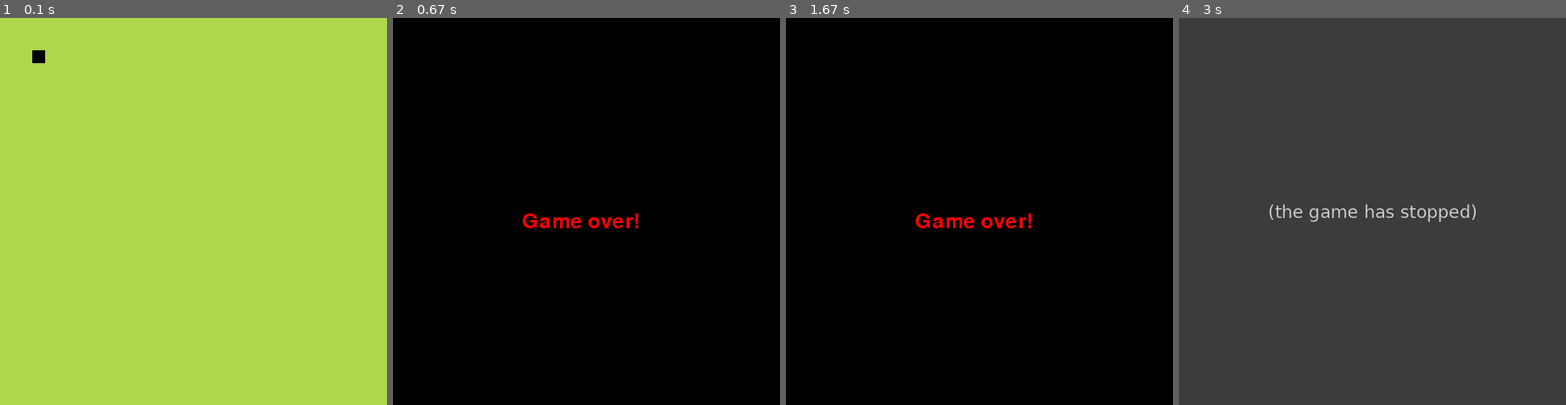
Above: before the commit, frames 1-4 (left to right).
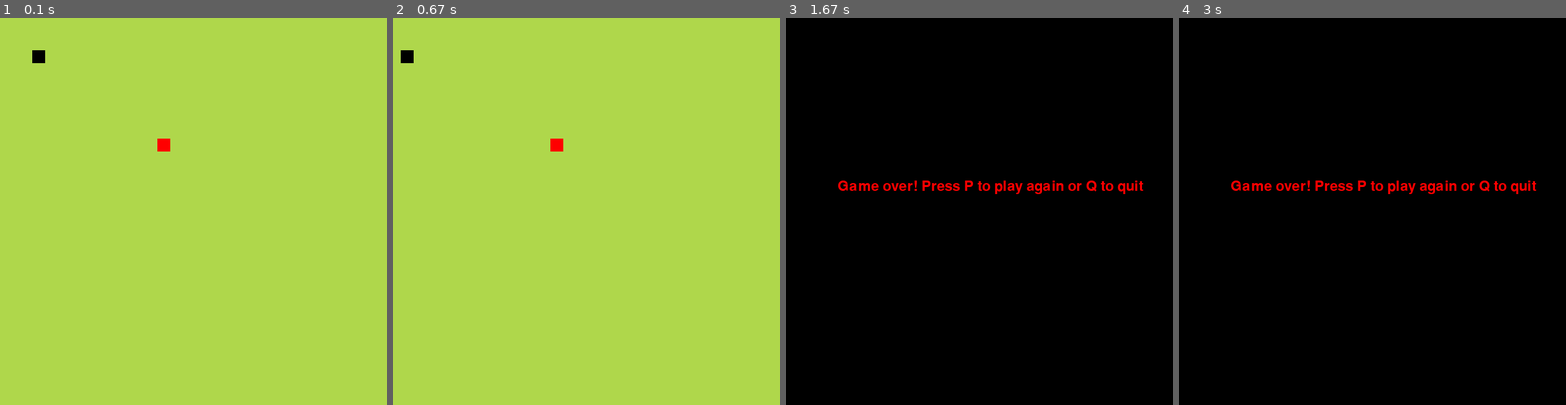
Above: after the commit, the same moments.

Repository: tenos200/snakePygame
Game: pygame game, started from snake.py
Same seed, same stepped clock (60 frames per second), same inputs: the game is played once before the commit and once after it.
Inputs:
- Up to frame 1 (0.1 s): no input
- Up to frame 2 (0.67 s): hold Left from 0.33 s (still down)
- Up to frame 3 (1.67 s): release Left at 0.87 s
- Up to frame 4 (3 s): no input

The runs differ from the first frame. In frame 1, 0.1% of the frame differs, in the area x 40-44%, y 31-35%; in frame 2, 100%; in frame 3, 1.4%; in frame 4, 100%, in the area x 0-100%, y 0-100%.
Before the commit the program exited at 2.6 s; later frames show no game.

Commit message:
added replay menu after game is over

Diff:
--- a/snake.py
+++ b/snake.py
@@ -1,6 +1,7 @@
 import pygame as pg
 import time
 import sys
+import random
 
 
 bg_color = (175, 215, 75)
@@ -11,7 +12,7 @@
 width = 20
 x = 50
 y = 50
-velocity = 3
+velocity = 2
 
 
 def main():
@@ -21,6 +22,8 @@
     y_change = 0
     height = 20
     width = 20
+    rand_x = random.randint(1, window_width*window_height - width)
+    rand_y = random.randint(1, window_height*window_width - height)
     pg.init()
     board = pg.display.set_mode((window_width * window_height, window_height * window_width))
     clock = pg.time.Clock()
@@ -28,8 +31,26 @@
     pg.display.set_caption('Snake')
 
     game = True
+    game_over = False
 
     while game:
+        while game_over:
+            font = pg.font.Font('freesansbold.ttf', 22)
+            msg = font.render("Game over! Press P to play again or Q to quit", True, (255, 0, 0))
+            board.fill(game_over_color)
+            board.blit(msg, (80, 250))
+            pg.display.update()
+            for event in pg.event.get():
+                if event.type == pg.KEYDOWN:
+                    if event.key == pg.K_q:
+                        quit()
+                    elif event.key == pg.K_p:
+                        main()
+
+
+
+
+
         for event in pg.event.get():
             if event.type == pg.QUIT:
                 pg.quit()
@@ -54,23 +75,21 @@
         board.fill(bg_color)
 
         pg.draw.rect(board, (0, 0, 0), (x, y, height, width))
+        pg.draw.rect(board, (255, 0, 0), (rand_x, rand_y, height, width))
         clock.tick(60)
         pg.display.update()
 
-        if x > 580 or x < 0 or y > 580 or y < 0:
+        if x >= 580 or x < 0 or y >= 580 or y < 0:
             x_change = 0
             y_change = 0
-            game = gameOver(board)
+            game_over = True
+        if x == rand_x and y == rand_y:
+            print("Yummy!")
 
-
-def gameOver(board):
-        font = pg.font.Font('freesansbold.ttf', 32)
-        text = font.render('Game over!', False, (255, 0, 0))
-        board.fill(game_over_color)
-        board.blit(text, (200, 300))
-        pg.display.update()
-        time.sleep(2)
-        return False
+def quit():
+    print("quitting")
+    pg.quit()
+    sys.exit()
 
 if __name__ == "__main__":
     main()
